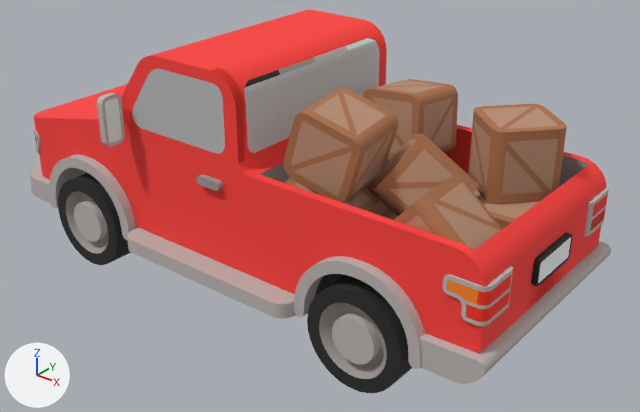
The FBX model Assets/Art/Hyper Casual City Cars/Models/Cars Modified/Pickup City Mod.fbx: old version first, new version second.
The view is the same before and after, from a 50 mm camera at (8.26, -10.51, 7.87) aimed at (-0.23, 0.1, 1.29). Arrows for +X, +Y and +Z are at lower left; the lights stay in place. Where no turn or scale is listed for an object, it has been applied to the vertices. Vertices at the same position are counted once.

In view in the first picture: 'Boxes', 'Pickup', 'Wheels_Back', 'Wheels_Front'.
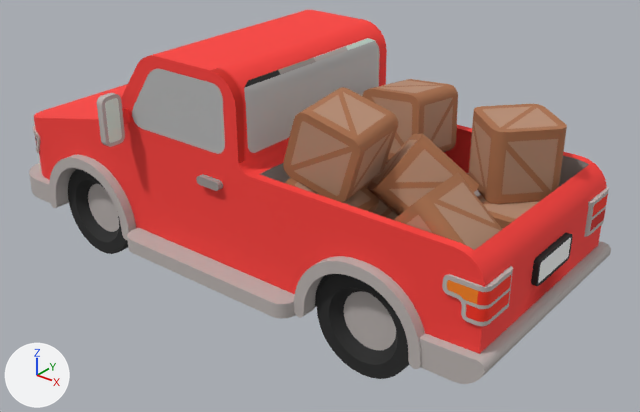
Where the change shows, as pixel boxes (x1, y1, x2, y2) in the pictures (640 x 412 px; the box of a moved part takes in the faces that stretch with it):
'Wheels_Back', reshaped, moved (11% narrower, 11% shorter)
    before: (307, 275, 412, 393)
    after: (317, 274, 410, 379)
'Wheels_Front', reshaped, moved
    before: (58, 173, 131, 265)
    after: (68, 169, 128, 254)
part 1 of me_mesh_001, moved or reshaped
    before: (58, 173, 131, 265)
    after: (68, 169, 128, 254)
part 2 of me_mesh_001, deleted
    before: (74, 200, 108, 242)
part 3 of me_mesh_002, moved or reshaped
    before: (307, 275, 412, 393)
    after: (317, 274, 410, 379)
part 4 of me_mesh_002, deleted
    before: (332, 312, 381, 364)

What the commit changed:
Picture 'Red_Car_Palette.png.001' (img_red_car_palette_png_001) is new.
Material 'Red_Car_MAT' (mat_red_car_mat) is new.
Its texture is img_red_car_palette_png_001.
Its roughness is 0.859.
me_mesh_002 has 336 vertices, 238 faces and spans x -0.82..0.82, y -2.09..2.02, z -0.82..0.82.
me_mesh_002 is used by ob_wheels_back; location (2.1, 0.0, 0.71).
me_mesh_002 no longer uses material mat_red_car_mat5 (picture img_red_car_palette_png).
me_mesh_002 part 3: the loose piece of 128 vertices spanning x -0.82..0.82, y -2.09..-1.49, z -0.82..0.82 is moved by (0.0, 0.22, 0.0), in mat_red_car_mat (picture img_red_car_palette_png_001).
me_mesh_002 part 4: the loose piece of 40 vertices spanning x -0.37..0.37, y -2.08..-1.89, z -0.37..0.37 is deleted.
me_mesh_002 now uses material mat_red_car_mat (picture img_red_car_palette_png_001).
me_mesh_001 has 336 vertices, 238 faces and spans x -0.82..0.82, y -2.09..2.02, z -0.82..0.82.
me_mesh_001 is used by ob_wheels_front; location (-3.8, 0.0, 0.71).
me_mesh_001 no longer uses material mat_red_car_mat5 (picture img_red_car_palette_png).
me_mesh_001 part 1: the loose piece of 128 vertices spanning x -0.82..0.82, y -2.09..-1.49, z -0.82..0.82 is moved by (0.0, 0.25, 0.0), in mat_red_car_mat (picture img_red_car_palette_png_001).
me_mesh_001 part 2: the loose piece of 40 vertices spanning x -0.37..0.37, y -2.08..-1.89, z -0.37..0.37 is deleted.
me_mesh_001 now uses material mat_red_car_mat (picture img_red_car_palette_png_001).
Object 'Wheels_Back' (ob_wheels_back) moves from (2.1, 0.0, 0.71) to (2.11, 0.0, 0.85).
Object 'Wheels_Front' (ob_wheels_front) moves from (-3.8, 0.0, 0.71) to (-3.79, 0.0, 0.84).
